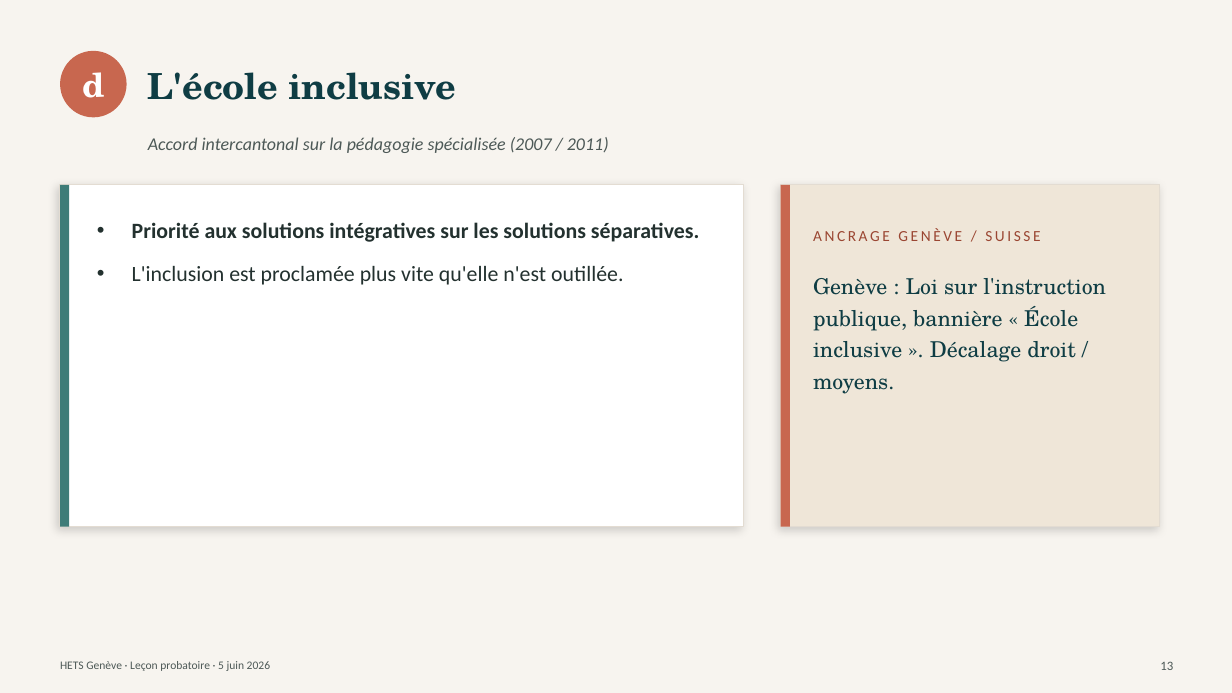
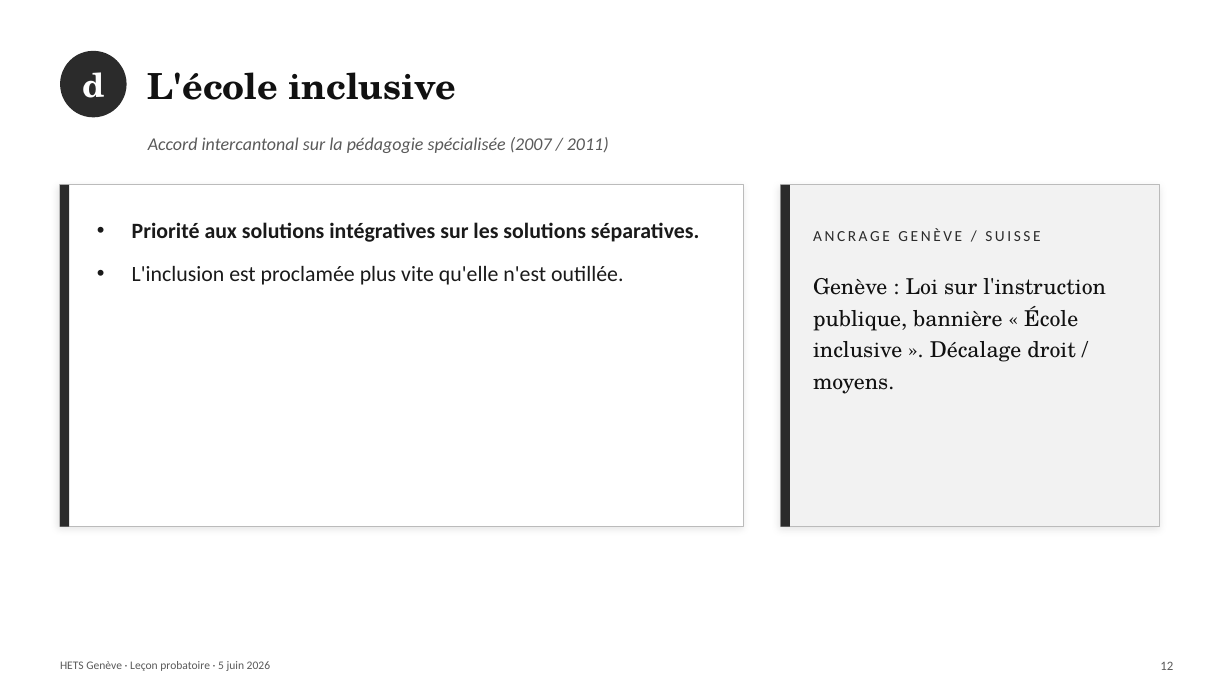
Before and after one commit to pierrebrasseur/cours-handicap-ts, a slide deck: slide 15 of docs/pdfs/Brasseur_lecon_5juin.pptx (slide 14 before the commit). Drawn at 1232x693 pixels with LibreOffice and Linux fonts; fonts in the diff are those of the drawing. Boxes give left, top, right and bottom in pixels: in the first picture for what was removed or moved away, otherwise in the second. Text is boxed around its words. In the diff, an @@ line names an element or a change of style, - is before the commit and + after.

```diff
--- a/docs/pdfs/Brasseur_lecon_5juin.pptx
+++ b/docs/pdfs/Brasseur_lecon_5juin.pptx
@@ background #F7F4EF to #FFFFFF @@
@@ ellipse at [60, 51, 127, 117]: fill #C8674F to #2B2B2B @@
@@ text "L'école inclusive" at [148, 72, 456, 100]: text colour #0F3D44 to #111111 @@
@@ text "Accord intercantonal sur la pédagogie ..." at [148, 137, 609, 153]: text colour #4D5957 to #5A5A5A @@
@@ rectangle at [60, 185, 744, 527]: outline #E3DCD2 1 pt to #BBBBBB 1 pt; shadow changed @@
@@ rectangle at [60, 185, 69, 527]: fill #3E7C78 to #2B2B2B @@
@@ rectangle at [781, 185, 790, 527]: fill #C8674F to #2B2B2B @@
@@ rectangle at [781, 185, 1160, 527]: fill #EFE6D8 to #F2F2F2; outline #E3DCD2 1 pt to #BBBBBB 1 pt; shadow changed @@
@@ text "Priorité aux solutions intégratives sur ..." at [132, 222, 700, 285]: text colour #23312F to #1A1A1A @@
@@ text "ANCRAGE GENÈVE / SUISSE" at [813, 228, 1040, 241]: text colour #9A4632 to #2B2B2B @@
@@ text "Genève : Loi sur l'instruction ..." at [813, 278, 1106, 394]: text colour #0F3D44 to #111111 @@
@@ text "HETS Genève · Leçon probatoire ..." at [60, 661, 270, 671]: text colour #4D5957 to #5A5A5A @@
@@ text at [1160, 661, 1173, 670]: text changed; text colour #4D5957 to #5A5A5A @@
-13
+12
```
Also in this commit, not shown: 22 other slides changed.
